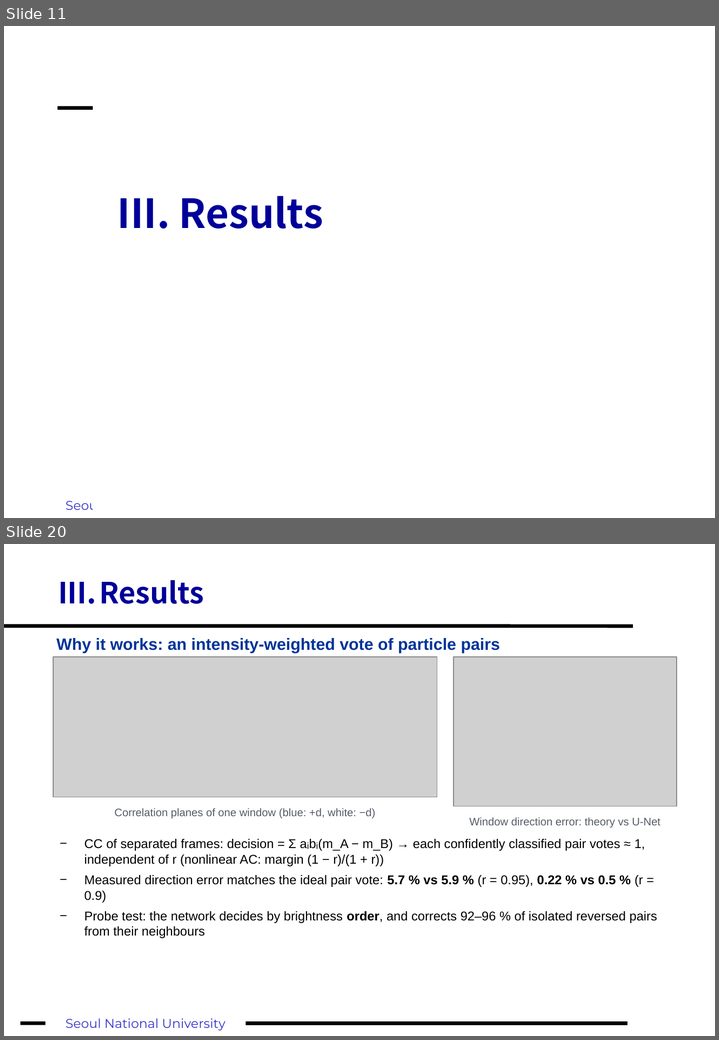
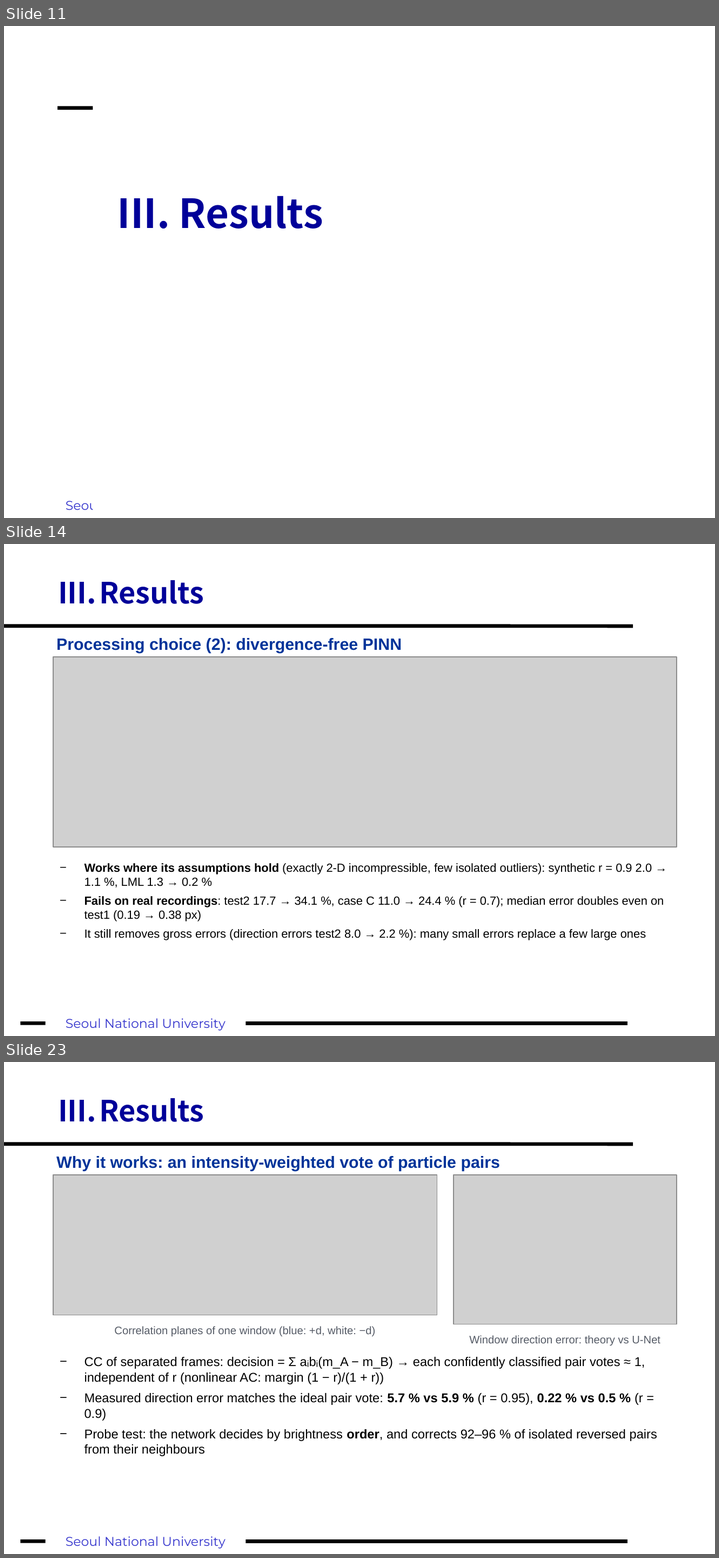
Before and after one commit to fosherrat/piv_termproject, a slide deck: presentation/PIV_term_project.pptx. Shown one above the other, each under a label of ours: slides 11 and 20 before the commit, slides 11, 14 and 23 after it; the slides between them are not shown. The pictures are 719x1040 and 719x1558 pixels, drawn with LibreOffice and Linux fonts; fonts in the diff are those of the drawing; grey boxes stand for pictures; background and template pictures are left out. Boxes give left, top, right and bottom in pixels: in the first picture for what was removed or moved away, otherwise in the second. Text is boxed around its words. In the diff, an @@ line names an element or a change of style, - is before the commit and + after.

```diff
--- a/presentation/PIV_term_project.pptx
+++ b/presentation/PIV_term_project.pptx
@@ slide 14 added at box(4, 544, 715, 1036), background #FFFFFF; not listed: 3 template elements that a slide beside it also shows @@
@@ title added at box(58, 580, 204, 604), 32 pt, text #000099, bold @@
+III. Results
@@ text added at box(56, 638, 402, 653), 18 pt, text #003399, bold @@
+Processing choice (2): divergence-free PINN
@@ picture added at box(53, 657, 677, 847) @@
@@ text added at box(84, 863, 663, 940), 13 pt, text #000000 @@
+− Works where its assumptions hold (exactly 2-D incompressible, few isolated outliers): synthetic r = 0.9 2.0 → 1.1 %, LML 1.3 → 0.2 %
+− Fails on real recordings: test2 17.7 → 34.1 %, case C 11.0 → 24.4 % (r = 0.7); median error doubles even on test1 (0.19 → 0.38 px)
+− It still removes gross errors (direction errors test2 8.0 → 2.2 %): many small errors replace a few large ones
@@ what was slide 20 is now slide 23 @@
```
Also in this commit, not shown: 11 slides changed, 4 other slides added, 2 slides removed, 8 other files.
